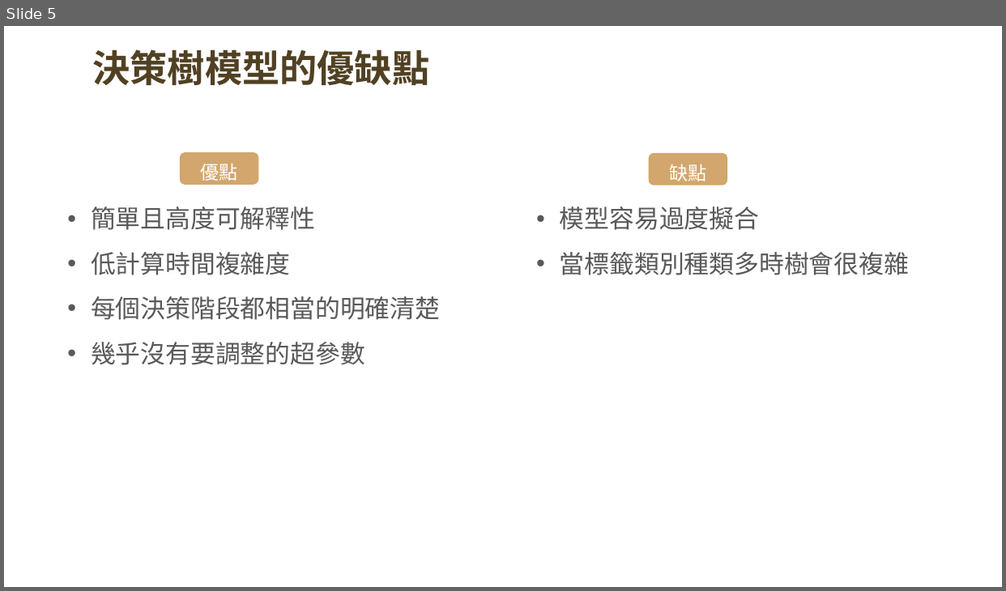
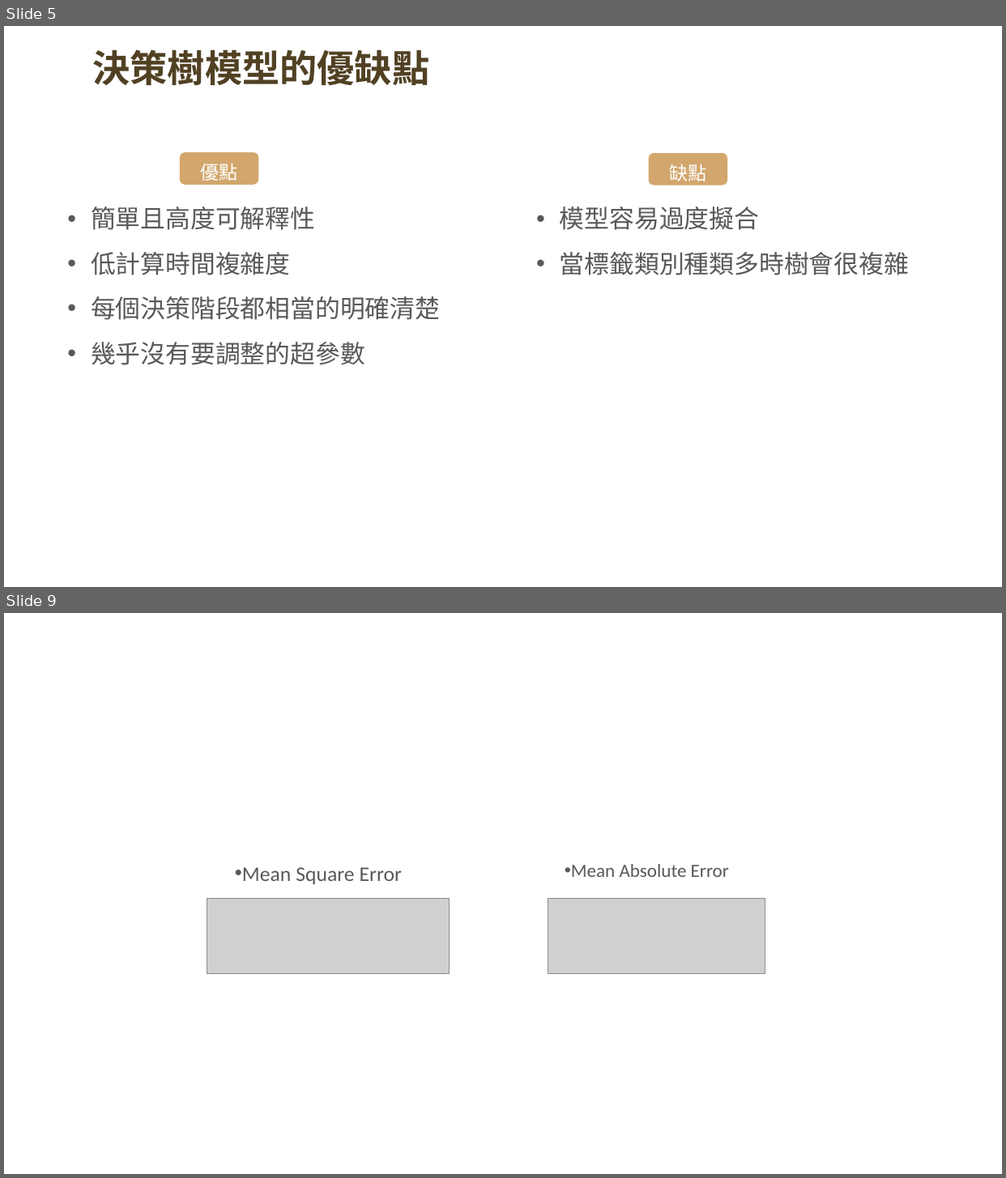
Before and after one commit to andy6804tw/andy6804tw.github.io, a slide deck: _posts/ithome/2021/12.決策樹/12.決策樹.pptx. Shown one above the other, each under a label of ours: slide 5 before the commit, slides 5 and 9 after it; the slides between them are not shown. The pictures are 1006x591 and 1006x1178 pixels, drawn with LibreOffice and Linux fonts; fonts in the diff are those of the drawing; grey boxes stand for pictures. Boxes give left, top, right and bottom in pixels: in the first picture for what was removed or moved away, otherwise in the second. Text is boxed around its words. In the diff, an @@ line names an element or a change of style, - is before the commit and + after.

```diff
--- a/_posts/ithome/2021/12.決策樹/12.決策樹.pptx
+++ b/_posts/ithome/2021/12.決策樹/12.決策樹.pptx
@@ slide 9 added at box(4, 613, 1002, 1174), background #FFFFFF @@
@@ text added at box(242, 867, 403, 884), 20 pt, text #595959 @@
+• Mean Square Error
@@ text added at box(571, 864, 729, 877), 18 pt, text #595959 @@
+• Mean Absolute Error
@@ picture added at box(206, 898, 450, 973) @@
@@ picture added at box(548, 898, 765, 973) @@
```
Also in this commit, not shown: 5 other slides added, 12 other files.
